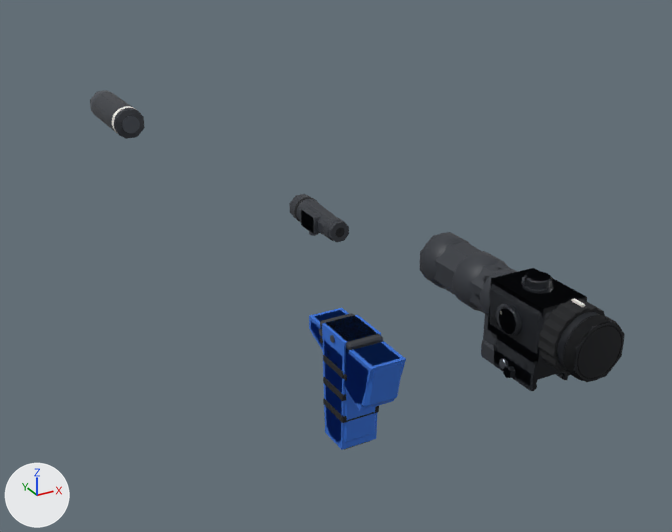
A saved change to the glTF model assets/models/replicaParts/sniper.glb.
The view is the same before and after, from a 50 mm lens placed at (-0.318, -0.335, 0.335), pointed at (0.074, 0.379, -0.022). The axes (+X, +Y, +Z) are drawn at lower left. The lights are the same throughout. The picture after the commit comes second. Where no turn or scale is listed for an object, it has been applied to the vertices.

In view in the first picture: 'grip_angled', 'grip_angled_Figure', 'grip_vertical', 'grip_vertical_Figure', 'light_weaponTorch', 'light_weaponTorch_Figure', 'muzzle_silencer', 'muzzle_silencer_Figure', 'optic_redDot', 'optic_scope2x', 'optic_scopeVar', 'optic_scopeVar_Figure' and 2 more.
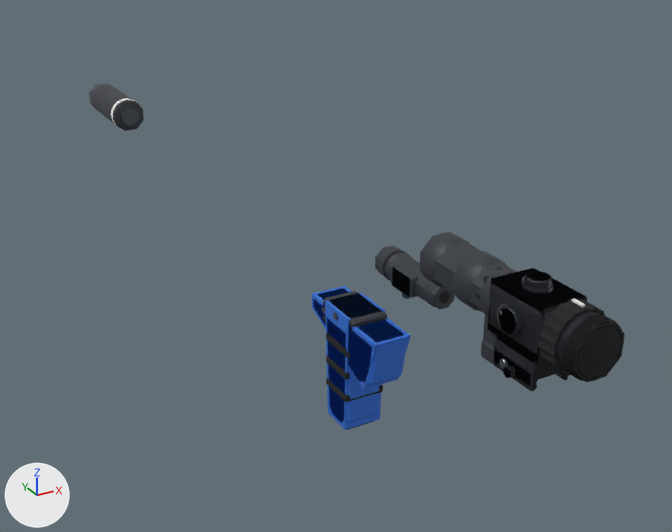
The edits, one by one:
Object 'grip_angled' (ob_grip_angled) moves from (0.0, 0.22, 0.0) to (0.0, 0.215, 0.0216).
Object 'grip_angled_Figure' (ob_grip_angled_figure) moves from (0.0, 0.22, 0.0) to (0.0, 0.215, 0.0216).
Object 'grip_vertical' (ob_grip_vertical) moves from (0.0, 0.22, 0.0) to (0.0, 0.215, 0.0216).
Object 'grip_vertical_Figure' (ob_grip_vertical_figure) moves from (0.0, 0.22, 0.0) to (0.0, 0.215, 0.0216).
Object 'light_weaponTorch' (ob_light_weapontorch) moves from (0.038, 0.37, 0.034) to (0.0259, 0.195, 0.0473).
Object 'light_weaponTorch_Figure' (ob_light_weapontorch_figure) moves from (0.038, 0.37, 0.034) to (0.0259, 0.195, 0.0472).
Object 'muzzle_silencer' (ob_muzzle_silencer) moves from (0.0, 0.765, 0.034) to (0.0, 0.765, 0.044).
Object 'muzzle_silencer_Figure' (ob_muzzle_silencer_figure) moves from (0.0, 0.765, 0.034) to (0.0, 0.765, 0.044).

Location of each change, [x1, y1, x2, y2] in pixels of the pictures (672 x 532 px):
'grip_vertical', moved
    before: [320, 313, 383, 450]
    after: [323, 291, 387, 430]
'grip_angled', moved
    before: [311, 311, 402, 408]
    after: [313, 288, 407, 386]
'grip_vertical_Figure', moved
    before: [322, 315, 381, 450]
    after: [325, 292, 385, 430]
'grip_angled_Figure', moved
    before: [309, 308, 406, 411]
    after: [312, 286, 411, 389]
'light_weaponTorch', moved
    before: [290, 194, 347, 241]
    after: [375, 246, 450, 307]
'light_weaponTorch_Figure', moved
    before: [289, 194, 349, 242]
    after: [375, 246, 455, 309]
'muzzle_silencer', moved
    before: [90, 91, 141, 137]
    after: [89, 83, 141, 129]
'muzzle_silencer_Figure', moved
    before: [90, 90, 145, 139]
    after: [89, 84, 144, 131]
